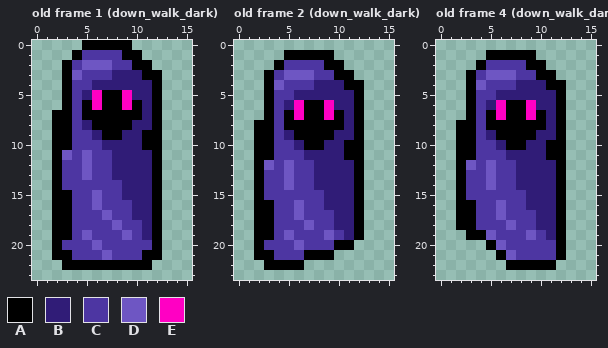
Pixel-art file -- art/mage/mage.ase. The picture above is the old version.
16x24 pixels, 4 frames. Shown: old frame 1 (down_walk_dark), old frame 2 (down_walk_dark), old frame 4 (down_walk_dark). The commit also changed other frames, which this record leaves out.
Palette (. is transparent): A #000000  B #301c77  C #4d36a2  D #6e56c3  E #ff00c3
The same view after the edit:
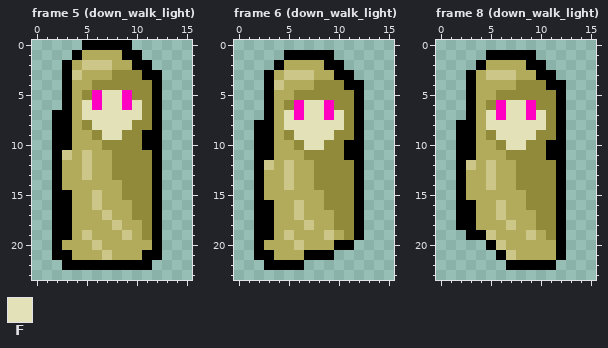
Colours new in this view: F #e3e1b7
A new or re-ordered frame is compared with the old frame closest to it.
Message: add downward walking animation for mage class
From old to new:
{"change": "frames 4 -> 8"}
{"colour":"B","old":"#301c77","new":"#908a3a"}
{"colour":"C","old":"#4d36a2","new":"#b1ab5b"}
{"colour":"D","old":"#6e56c3","new":"#ccc788"}
{"where": "frame 5 (down_walk_light) is new; against old frame 1 (down_walk_dark)"}
{"frame":5,"y":5,"x":7,"old":"AA","new":"FF"}
{"frame":5,"y":6,"x":5,"old":"A","new":"F"}
{"frame":5,"y":6,"x":7,"old":"AA","new":"FF"}
{"frame":5,"y":6,"x":10,"old":"A","new":"F"}
{"frame":5,"y":7,"x":5,"old":"AAAAAA","new":"FFFFFF"}
{"frame":5,"y":8,"x":6,"old":"AAAA","new":"FFFF"}
{"frame":5,"y":9,"x":7,"old":"AA","new":"FF"}
{"where": "frame 6 (down_walk_light) is new; against old frame 2 (down_walk_dark)"}
{"frame":6,"y":6,"x":7,"old":"AA","new":"FF"}
{"frame":6,"y":7,"x":5,"old":"A","new":"F"}
{"frame":6,"y":7,"x":7,"old":"AA","new":"FF"}
{"frame":6,"y":7,"x":10,"old":"A","new":"F"}
{"frame":6,"y":8,"x":5,"old":"AAAAAA","new":"FFFFFF"}
{"frame":6,"y":9,"x":6,"old":"AAAA","new":"FFFF"}
{"frame":6,"y":10,"x":7,"old":"AA","new":"FF"}
{"where": "frame 8 (down_walk_light) is new; against old frame 4 (down_walk_dark)"}
{"frame":8,"y":4,"x":4,"old":"D","new":"C"}
{"frame":8,"y":6,"x":7,"old":"AA","new":"FF"}
{"frame":8,"y":7,"x":5,"old":"A","new":"F"}
{"frame":8,"y":7,"x":7,"old":"AA","new":"FF"}
{"frame":8,"y":7,"x":10,"old":"A","new":"F"}
{"frame":8,"y":8,"x":5,"old":"AAAAAA","new":"FFFFFF"}
{"frame":8,"y":9,"x":6,"old":"AAAA","new":"FFFF"}
{"frame":8,"y":10,"x":7,"old":"AA","new":"FF"}
